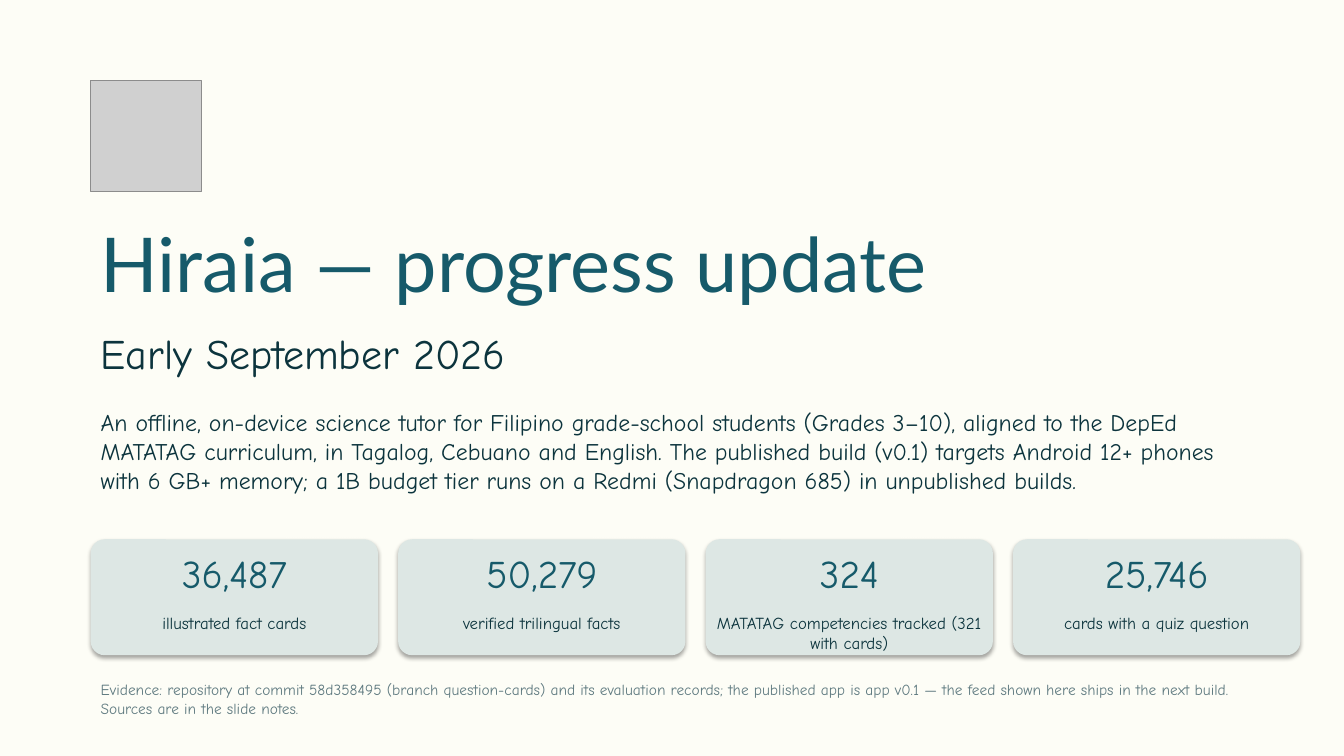
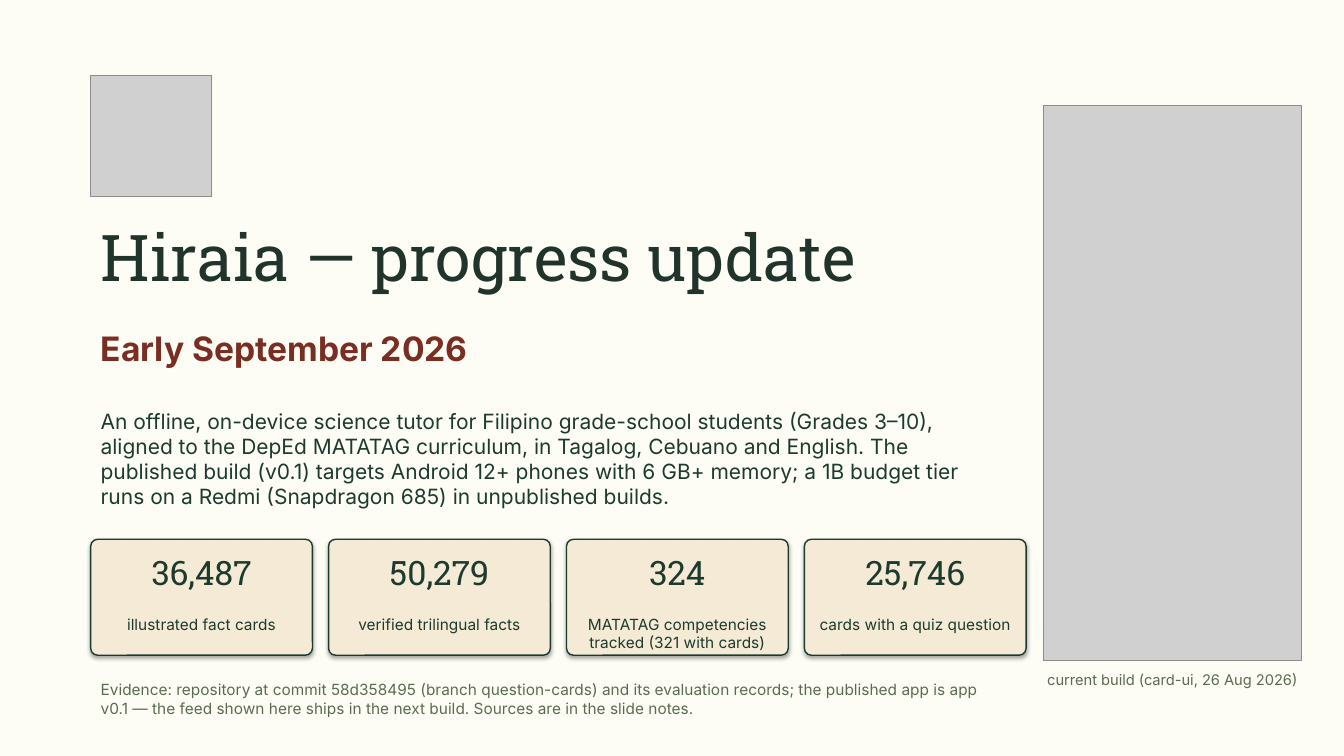
Before and after one commit to helloluis/hiraia, a slide deck: slide 1 of docs/deck/Hiraia-progress-update-2026-09.pptx. Drawn at 1344x756 pixels with LibreOffice and Linux fonts; fonts in the diff are those of the drawing; grey boxes stand for pictures. Boxes give left, top, right and bottom in pixels: in the first picture for what was removed or moved away, otherwise in the second. Text is boxed around its words. In the diff, an @@ line names an element or a change of style, - is before the commit and + after.

```diff
--- a/docs/deck/Hiraia-progress-update-2026-09.pptx
+++ b/docs/deck/Hiraia-progress-update-2026-09.pptx
@@ picture: place and size @@
-picture at <box>91,81,202,192</box>
+picture at <box>91,76,212,197</box>
@@ picture added at <box>1044,106,1302,660</box> @@
@@ text "Hiraia — progress update" at <box>101,232,856,295</box>: size 54 to 46 pt, font Lato to Roboto Slab, text colour #165A6A to #20342C @@
@@ text "Early September 2026" at <box>101,336,468,368</box>: size 30 to 24 pt, font Comic Neue to Inter, text colour #0C343D to #7A2E22, bold on @@
@@ text "An offline, on-device science tutor ..." at <box>101,412,958,509</box>: size 17 to 15 pt, font Comic Neue to Inter, text colour #0C343D to #1C3B2E @@
@@ rounded rectangle: place and size @@
-rounded rectangle at <box>91,539,378,655</box>
+rounded rectangle at <box>91,539,313,655</box>
@@ rounded rectangle: place and size @@
-rounded rectangle at <box>398,539,686,655</box>
+rounded rectangle at <box>329,539,551,655</box>
@@ rounded rectangle: place and size @@
-rounded rectangle at <box>706,539,993,655</box>
+rounded rectangle at <box>567,539,788,655</box>
@@ fill #DDE7E4 to #F4EAD5; outline none to #1C3B2E 1 pt; proportions changed in 4 elements at <box>91,539,313,655</box>, <box>329,539,551,655</box>, <box>567,539,788,655</box>, <box>805,539,1026,655</box> @@
@@ rounded rectangle: place and size @@
-rounded rectangle at <box>1013,539,1301,655</box>
+rounded rectangle at <box>805,539,1026,655</box>
@@ text "50,279": place and size @@
-text "50,279" at <box>486,561,597,592</box>
+text "50,279" at <box>390,560,489,590</box>
@@ text "324": place and size @@
-text "324" at <box>820,561,879,589</box>
+text "324" at <box>649,560,705,586</box>
@@ size 28 to 24 pt, font Comic Neue to Roboto Slab, text colour #165A6A to #1C3B2E in 4 elements at <box>152,560,252,590</box>, <box>390,560,489,590</box>, <box>649,560,705,586</box>, <box>865,560,965,590</box> @@
@@ text "25,746": place and size @@
-text "25,746" at <box>1105,561,1209,592</box>
+text "25,746" at <box>865,560,965,590</box>
@@ text "verified trilingual facts": place and size @@
-text "verified trilingual facts" at <box>463,617,620,632</box>
+text "verified trilingual facts" at <box>358,618,520,634</box>
@@ text "MATATAG competencies tracked (321 with ...": place and size @@
-text "MATATAG competencies tracked (321 with ..." at <box>717,616,982,656</box>
+text "MATATAG competencies tracked (321 with ..." at <box>588,618,767,650</box>
@@ size 12 to 11 pt, font Comic Neue to Inter, text colour #0C343D to #1C3B2E in 4 elements at <box>127,618,276,630</box>, <box>358,618,520,634</box>, <box>588,618,767,650</box>, <box>820,618,1011,633</box> @@
@@ text "cards with a quiz question": place and size @@
-text "cards with a quiz question" at <box>1064,617,1249,632</box>
+text "cards with a quiz question" at <box>820,618,1011,633</box>
@@ text "Evidence: repository at commit 58d358495 ..." at <box>101,683,978,717</box>: font Comic Neue to Inter, text colour #5F7A80 to #5B6B52 @@
@@ text added at <box>1047,673,1297,688</box>, 10.5 pt, text #5B6B52 @@
+current build (card-ui, 26 Aug 2026)
```
Also in this commit, not shown: 5 other slides changed, 9 other files.
